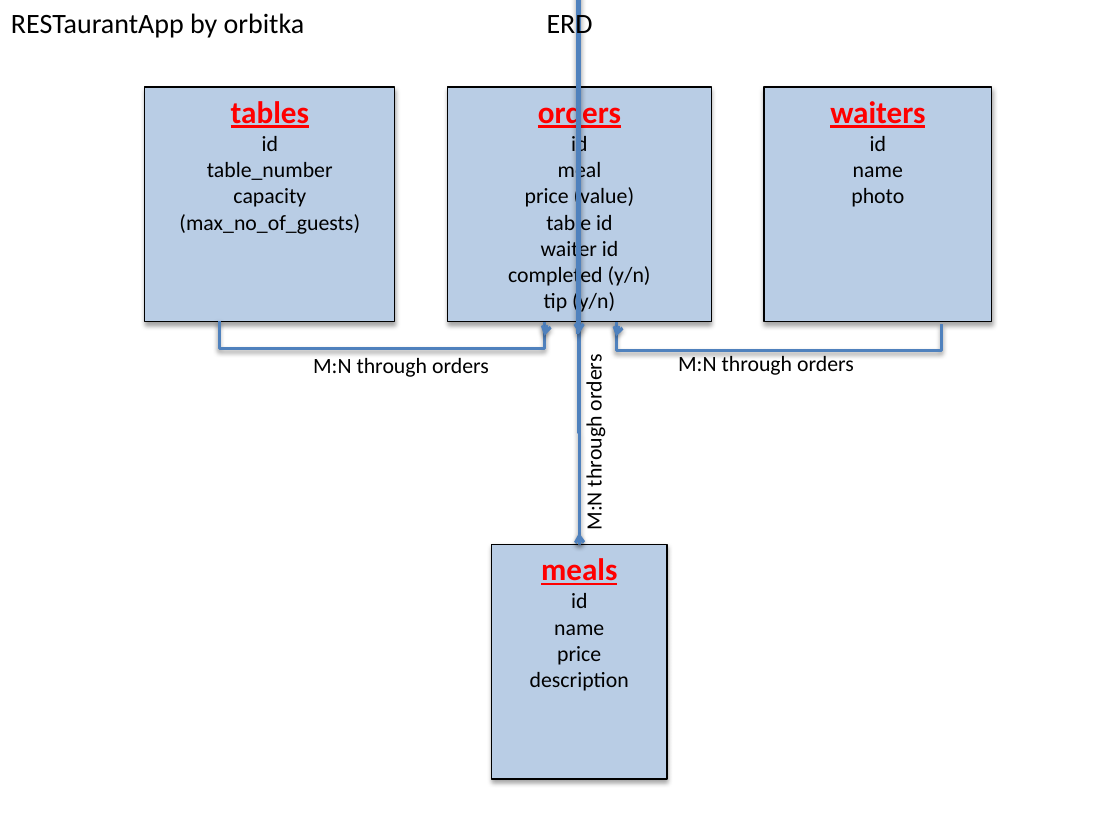
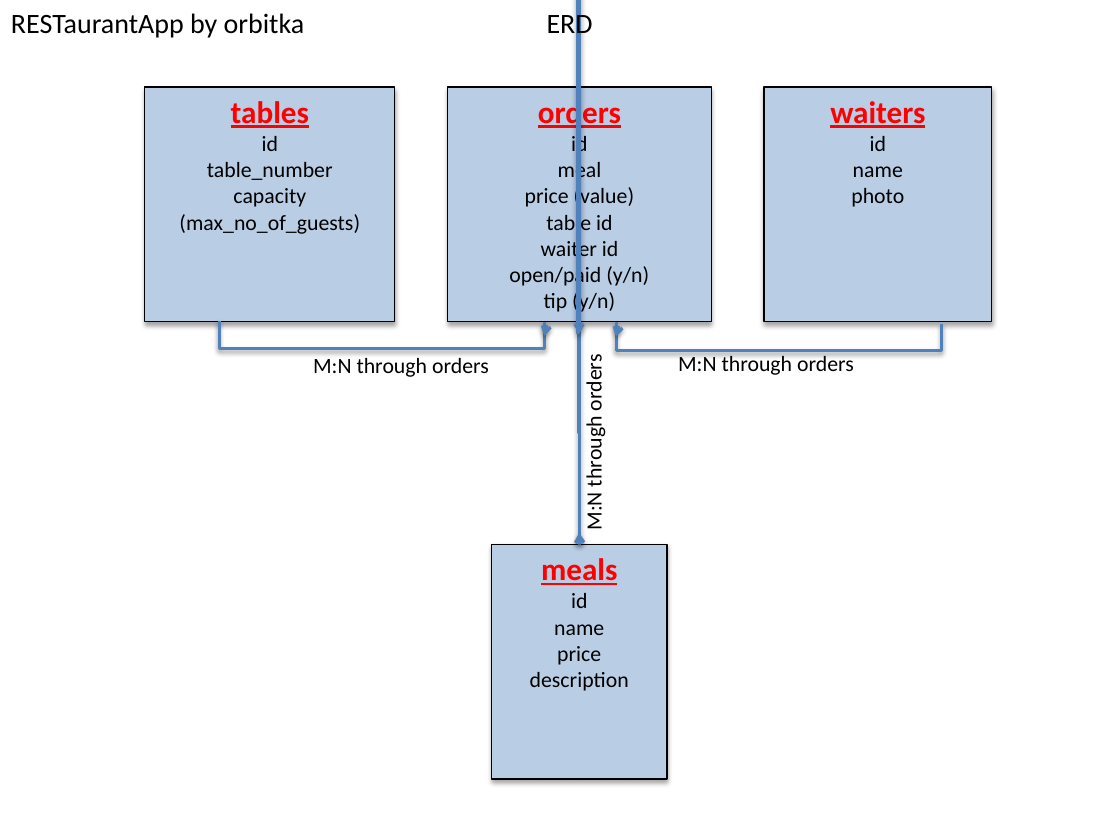
Before and after one commit to orbitka/RESTaurantApp, a slide deck: slide 1 of ERD+wireframes.pptx. Drawn at 1120x840 pixels with LibreOffice and Linux fonts; fonts in the diff are those of the drawing. Boxes give left, top, right and bottom in pixels: in the first picture for what was removed or moved away, otherwise in the second. Text is boxed around its words. In the diff, an @@ line names an element or a change of style, - is before the commit and + after.

```diff
--- a/ERD+wireframes.pptx
+++ b/ERD+wireframes.pptx
@@ text in rectangle at [509, 264, 649, 289]: text changed @@
-completed (y/n)
+open/paid (y/n)
```
Also in this commit, not shown: 1 slide added, 1 other file.
